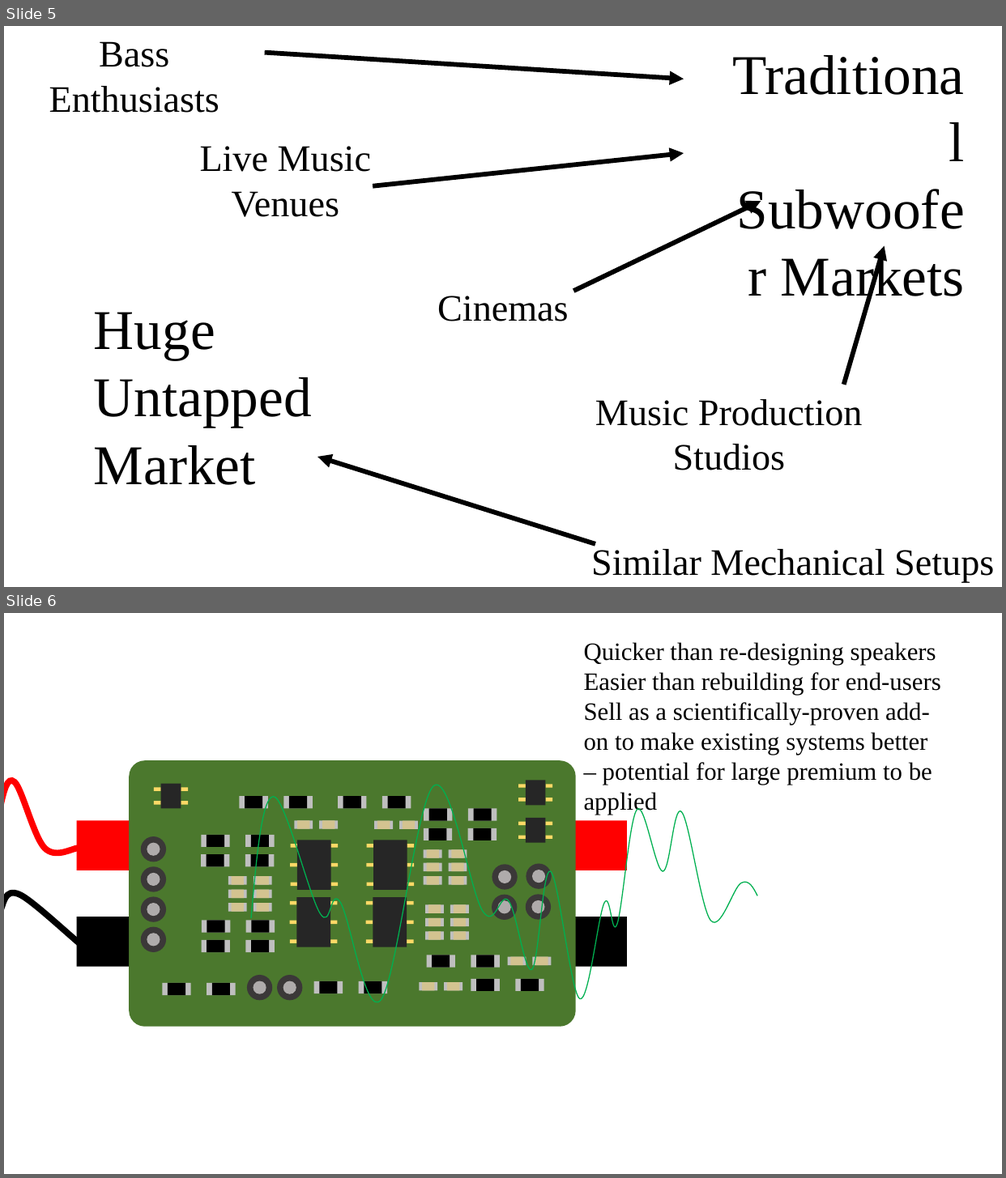
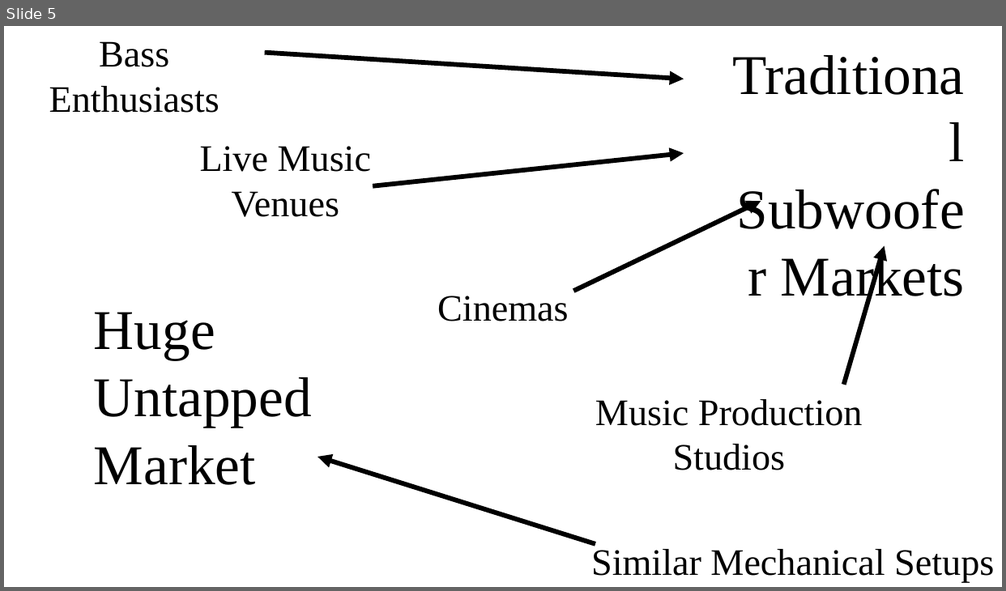
Before and after one commit to spez1998/3rd-year-project, a slide deck: Deliverables/EngagementVideo/video_animation.pptx. Shown one above the other, each under a label of ours: slides 5 and 6 before the commit, slide 5 after it. The pictures are 1006x1178 and 1006x591 pixels, drawn with LibreOffice and Linux fonts; fonts in the diff are those of the drawing. Boxes give left, top, right and bottom in pixels: in the first picture for what was removed or moved away, otherwise in the second. Text is boxed around its words. In the diff, an @@ line names an element or a change of style, - is before the commit and + after.

```diff
--- a/Deliverables/EngagementVideo/video_animation.pptx
+++ b/Deliverables/EngagementVideo/video_animation.pptx
@@ slide 6 removed at (x1=4, y1=613, x2=1002, y2=1174), background #FFFFFF @@
@@ text removed at (x1=584, y1=642, x2=941, y2=815) @@
-Quicker than re-designing speakers
-Easier than rebuilding for end-users
-Sell as a scientifically-proven add-on to make existing systems better – potential for large premium to be applied
@@ freeform shape removed at (x1=251, y1=786, x2=758, y2=1003) @@
@@ group removed at (x1=4, y1=760, x2=627, y2=1027): 147 rectangles, 20 ellipses, 2 freeform shapes, 1 rounded rectangle @@
```
Also in this commit, not shown: 1 slide added.
